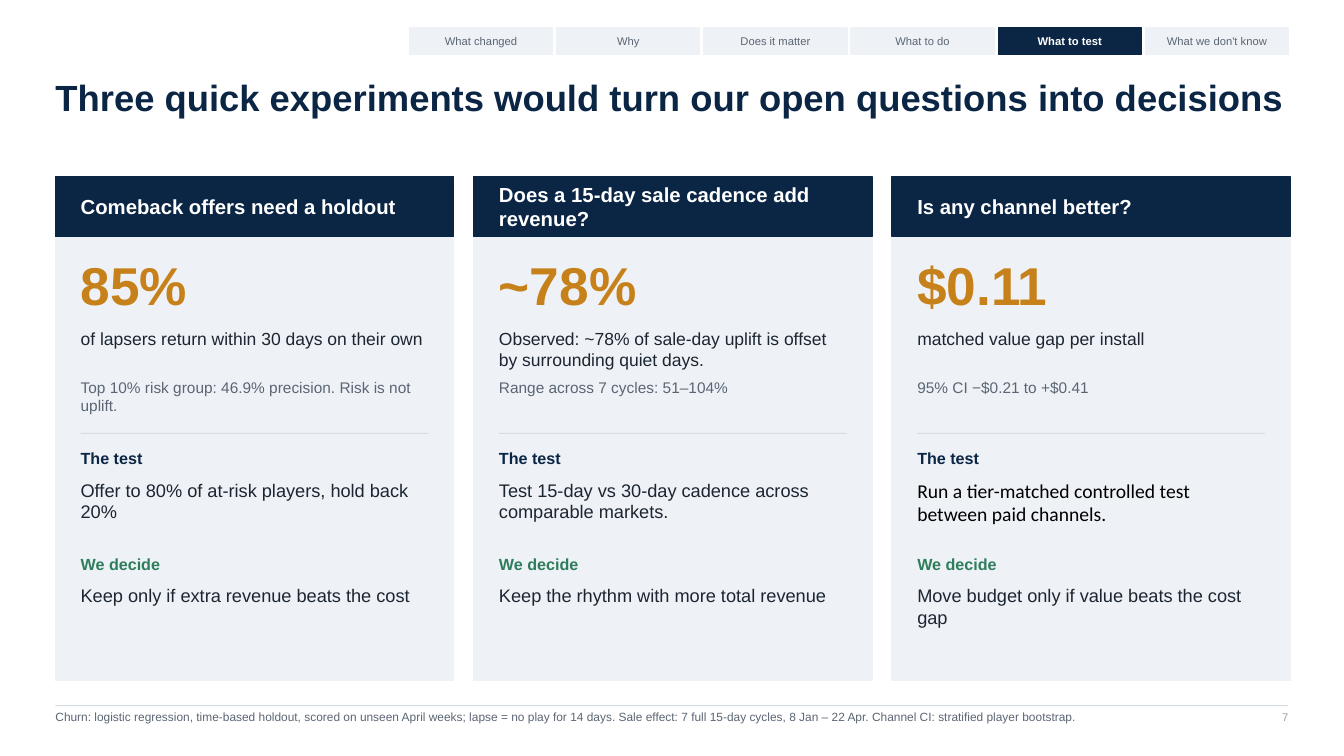
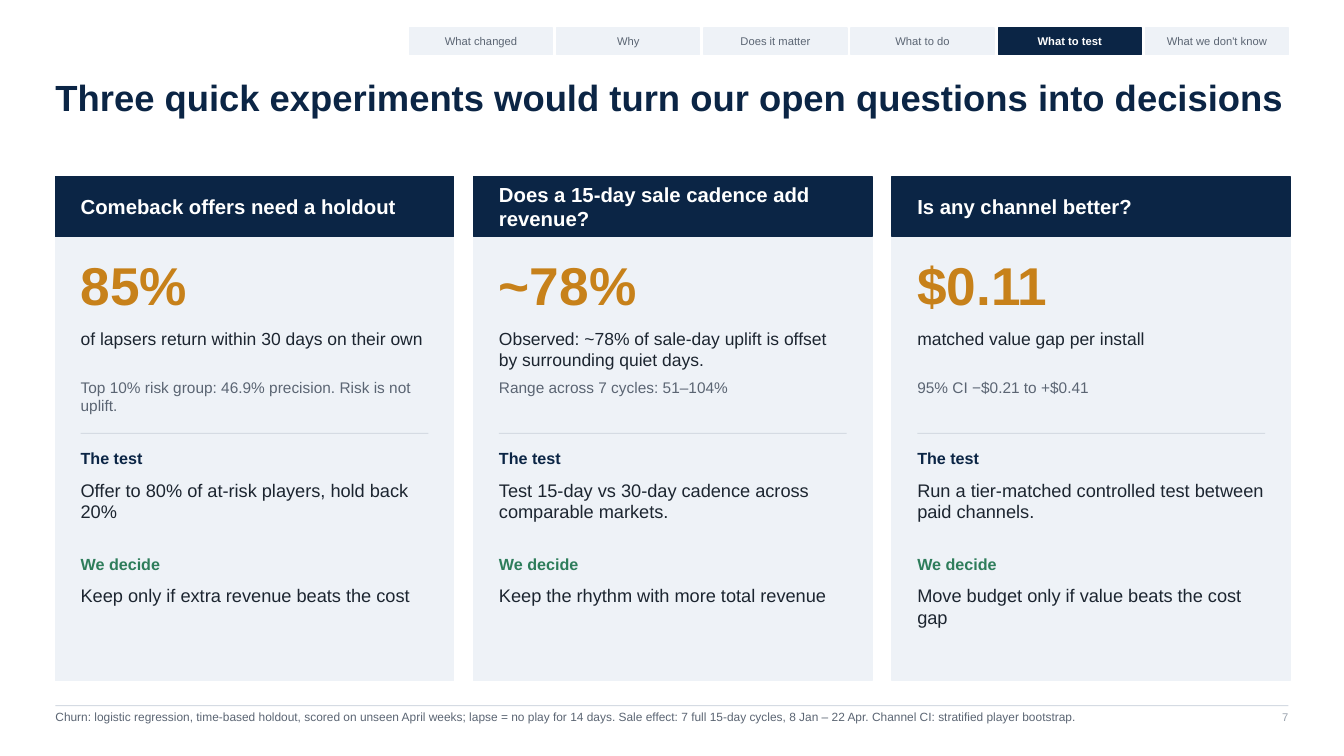
Before and after one commit to avishkarjadhav47/live-service-game-analytics, a slide deck: slide 7 of readout/Analyst_Take_Home_Readout.pptx. Drawn at 1344x756 pixels with LibreOffice and Linux fonts; fonts in the diff are those of the drawing. Boxes give left, top, right and bottom in pixels: in the first picture for what was removed or moved away, otherwise in the second. Text is boxed around its words. In the diff, an @@ line names an element or a change of style, - is before the commit and + after.

```diff
--- a/readout/Analyst_Take_Home_Readout.pptx
+++ b/readout/Analyst_Take_Home_Readout.pptx
@@ text "Run a tier-matched controlled test ..." at <box>917,483,1264,522</box>: size 14 to 13 pt, font Calibri to Arial, text colour #000000 to #1C2530 @@
```
Also in this commit, not shown: 3 other slides changed, 8 slides added, 2 other files.
